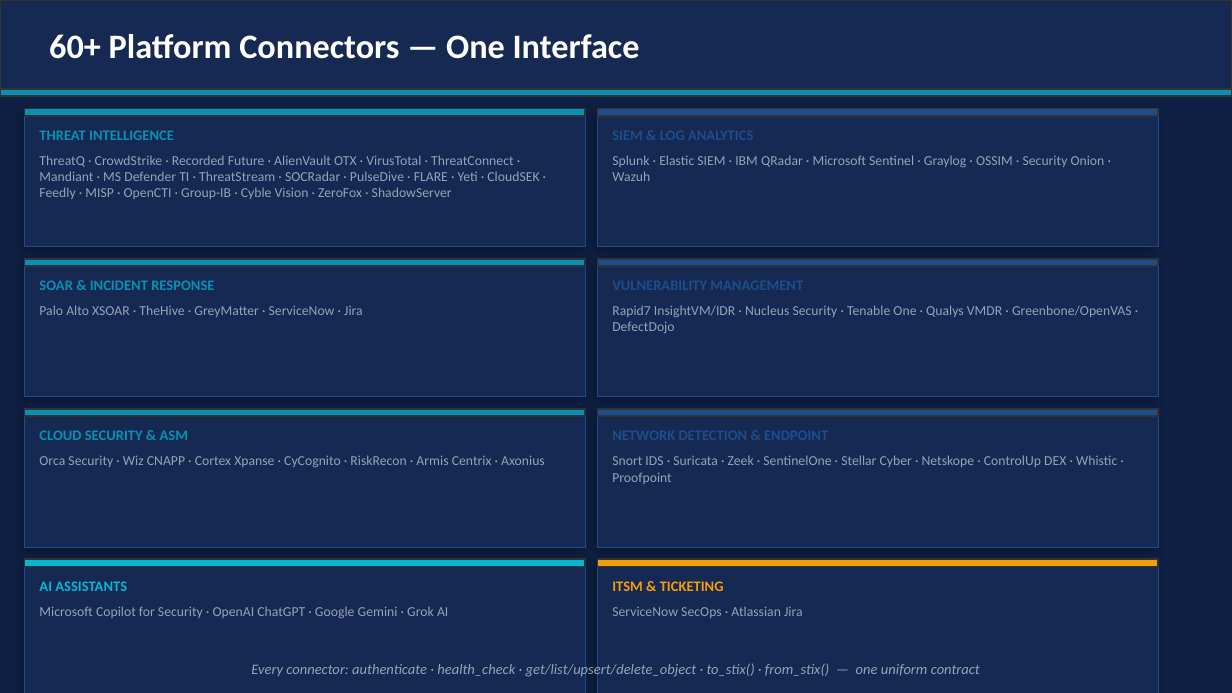
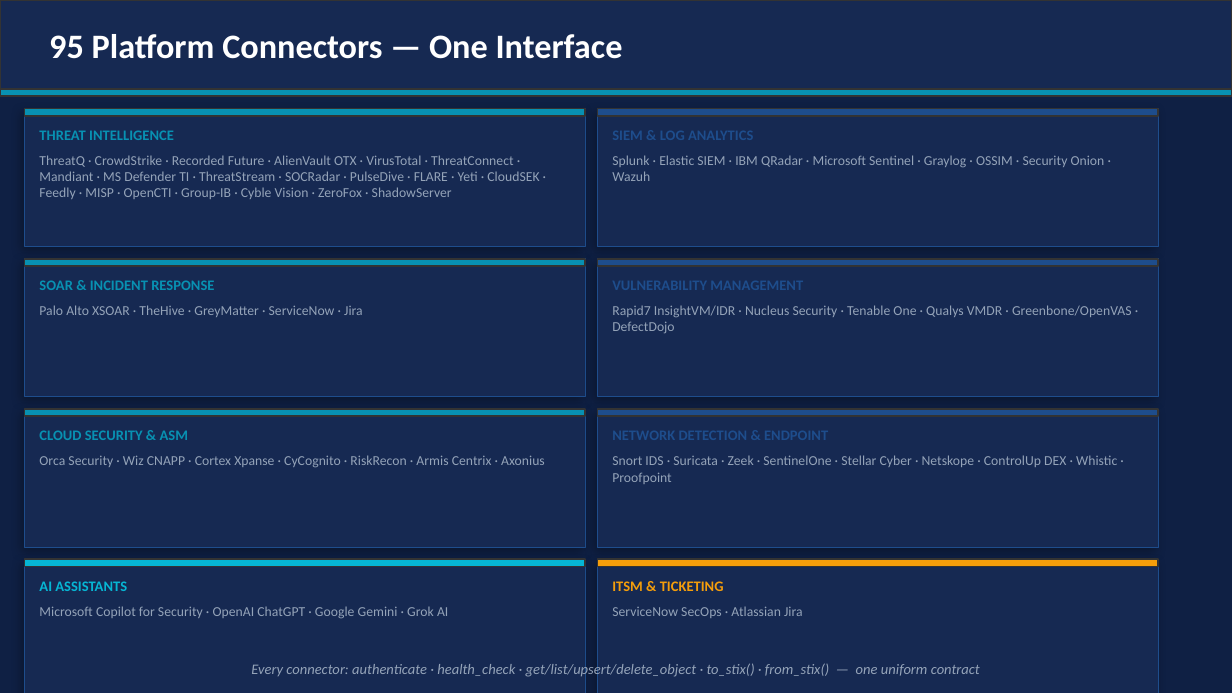
Before and after one commit to wrhalpin/GNAT, a slide deck: slide 5 of GNAT-Presentation.pptx. Drawn at 1232x693 pixels with LibreOffice and Linux fonts; fonts in the diff are those of the drawing. Boxes give left, top, right and bottom in pixels: in the first picture for what was removed or moved away, otherwise in the second. Text is boxed around its words. In the diff, an @@ line names an element or a change of style, - is before the commit and + after.

```diff
--- a/GNAT-Presentation.pptx
+++ b/GNAT-Presentation.pptx
@@ text at (49,34,623,59): text changed @@
-60+ Platform Connectors — One Interface
+95 Platform Connectors — One Interface
```
Also in this commit, not shown: 10 other slides changed, 3 other files.
